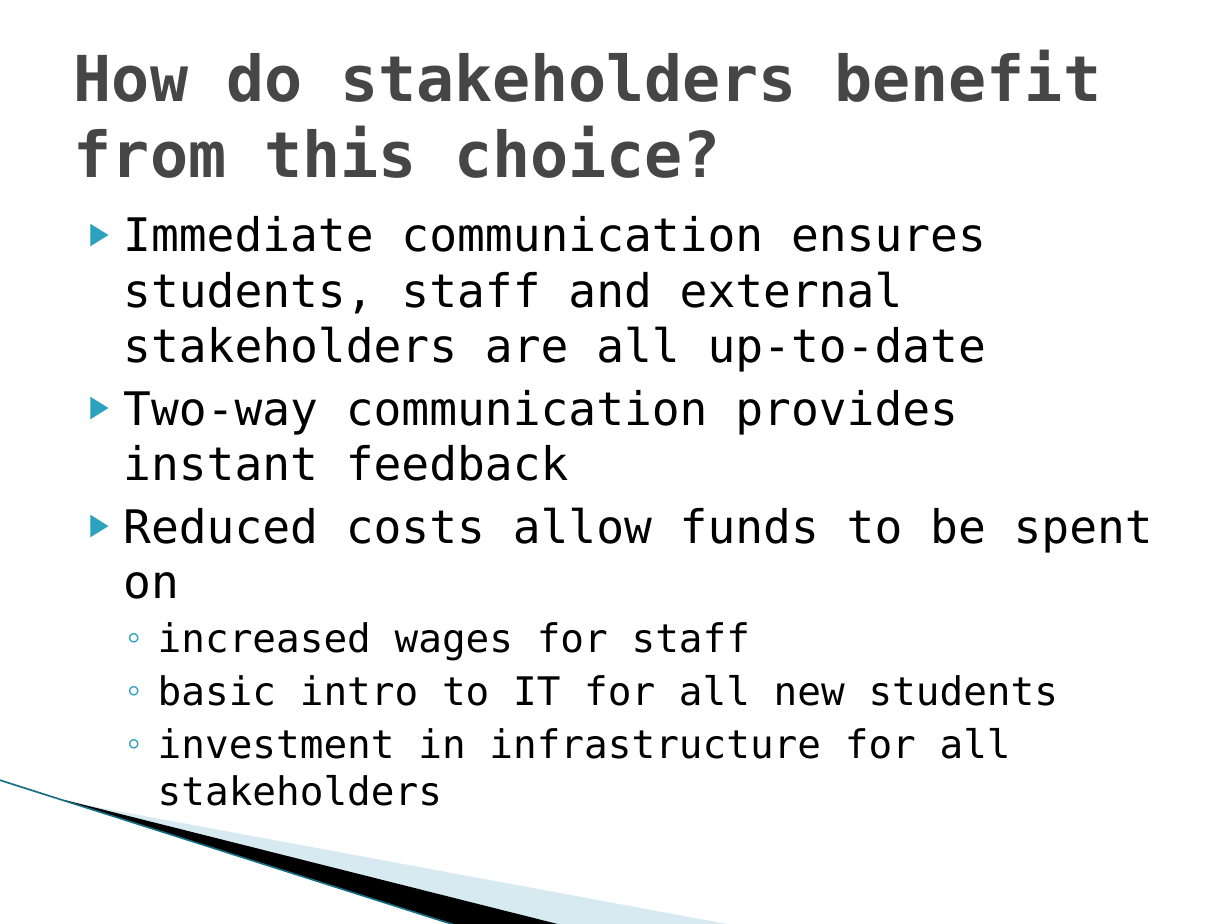
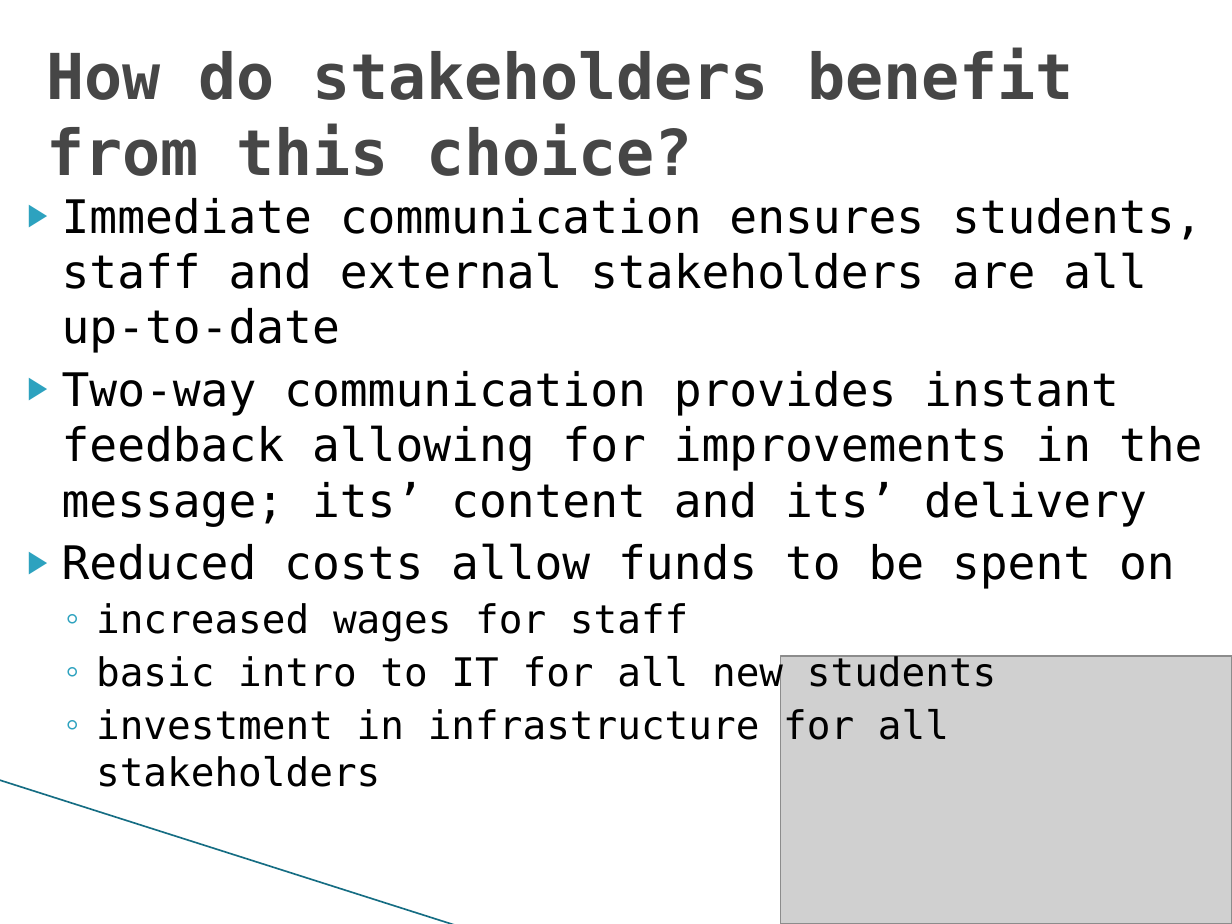
Before and after one commit to CrazeeIvan/Communications, a slide deck: slide 8 of Presentation Skills.odp (slide 9 before the commit). Drawn at 1232x924 pixels with LibreOffice and Linux fonts; fonts in the diff are those of the drawing; grey boxes stand for pictures; background and template pictures are left out. Boxes give left, top, right and bottom in pixels: in the first picture for what was removed or moved away, otherwise in the second. Text is boxed around its words. In the diff, an @@ line names an element or a change of style, - is before the commit and + after.

```diff
--- a/Presentation Skills.odp
+++ b/Presentation Skills.odp
@@ title "How do stakeholders benefit from ...": place and size @@
-title "How do stakeholders benefit from ..." at <box>74,50,1101,178</box>
+title "How do stakeholders benefit from ..." at <box>46,48,1073,176</box>
@@ text "Immediate communication ensures students, staff ...": place and size @@
-text "Immediate communication ensures students, staff ..." at <box>123,216,1153,806</box>
+text "Immediate communication ensures students, staff ..." at <box>62,198,1202,787</box>
@@ text at <box>62,371,1202,527</box>: text changed @@
-▶ Two-way communication provides instant feedback
+▶ Two-way communication provides instant feedback allowing for improvements in the message; its’ content and its’ delivery
@@ picture added at <box>781,655,1232,924</box> @@
@@ freeform shape removed at <box>65,800,563,924</box> @@
@@ freeform shape removed at <box>68,801,733,924</box> @@
```
Also in this commit, not shown: 12 other slides changed, 1 slide removed.
